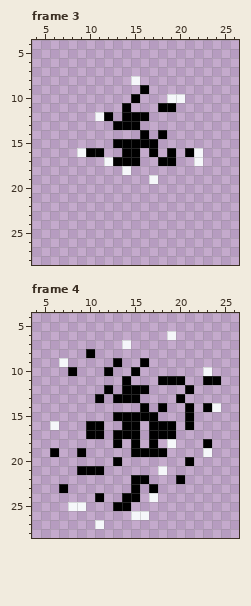
Two states of a pixel-art file, asset_source/in_progress/structures/furnace/furnace/smoke/smoke_start.aseprite. Above: the version before the commit.
32x32 pixels, 8 frames. Shown: frame 3: x 4..26, y 4..28; frame 4: x 4..26, y 4..28. The commit also changed other frames, which this record leaves out.
Once edited:
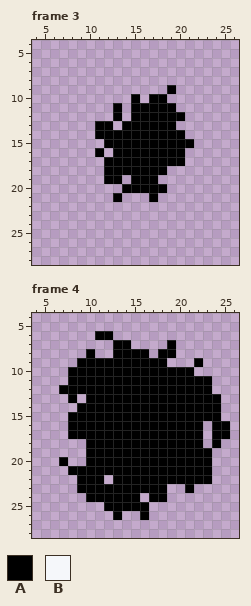
Palette (. is transparent): A #000000  B #f5f7fa
Edits made:
--- frame 3
@@ x 4..26 @@
  7 .......................
- 8 ...........B...........
- 9 ............A..........
-10 ...........A...BB......
-11 ..........A...AA.......
-12 .......BA.AAA..........
-13 .........AAA...........
-14 ............A.A........
-15 .........AAAAA.........
-16 .....BAA..AA.A.A.AB....
-17 ........BAAA..AA..B....
-18 ..........B............
-19 .............B.........
-20 .......................
-21 .......................
+ 8 .......................
+ 9 ...............A.......
+10 ...........A.AA........
+11 .........A.AAAAA.......
+12 .........A.AAAAAA......
+13 .......AA.AAAAAA.......
+14 .......AAAAAAAAAA......
+15 ........AAAAAAAAAA.....
+16 .......A.AAAAAAAA......
+17 ........AAAAAAAAA......
+18 ........AAAAAAA........
+19 ........AA.AAA.........
+20 ..........AAAAA........
+21 .........A...A.........
 22 .......................
--- frame 4
@@ x 4..26 @@
  5 .......................
- 6 ...............B.......
- 7 ..........B............
- 8 ......A................
- 9 ...B.....A..A..........
-10 ....A...A..A.......B...
-11 ..........A...AAA..AA..
-12 ........A.AAA....A.....
-13 .......A.AAA....A......
-14 ............A.A..A.AB..
-15 .........AAAAA...A.....
-16 ..B...AA..AA.AAA.A.....
-17 ......AA.AAA.AAA.......
-18 .........A.A.A.B...A...
-19 ..A..A.....AAAA....B...
-20 .........A.......A.....
-21 .....AAA......B........
-22 ...........AA...A......
-23 ...A.......A.A.........
-24 .......A..AA.B.........
-25 ....BB...AA............
-26 ...........BB..........
-27 .......B...............
+ 6 .......AA..............
+ 7 .........AA....A.......
+ 8 ......A..AAAA.AA.......
+ 9 .....AAAAAAAAAA...A....
+10 ....AAAAAAAAAAAAAA.....
+11 ....AAAAAAAAAAAAAAAA...
+12 ...AAAAAAAAAAAAAAAAA...
+13 ....A.AAAAAAAAAAAAAAA..
+14 .....AAAAAAAAAAAAAAAA..
+15 ....AAAAAAAAAAAAAAAAA..
+16 ....AAAAAAAAAAAAAAA.AA.
+17 ....AAAAAAAAAAAAAAA.AA.
+18 ......AAAAAAAAAAAAA.A..
+19 ......AAAAAAAAAAAAAA...
+20 ...A..AAAAAAAAAAAAAA...
+21 ....AAAAAAAAAAAAAAAA...
+22 .....AAA.AAAAAAAAAAA...
+23 .....AAAAAAAAAA..A.....
+24 ......AAAAAA.AA........
+25 ........AAAAA..........
+26 .........A..A..........
+27 .......................
 28 .......................
Changed places in both pictures, as pixel boxes (x1, y1, x2, y2):
changed: (77, 76, 203, 202)
changed: (50, 331, 230, 529)
